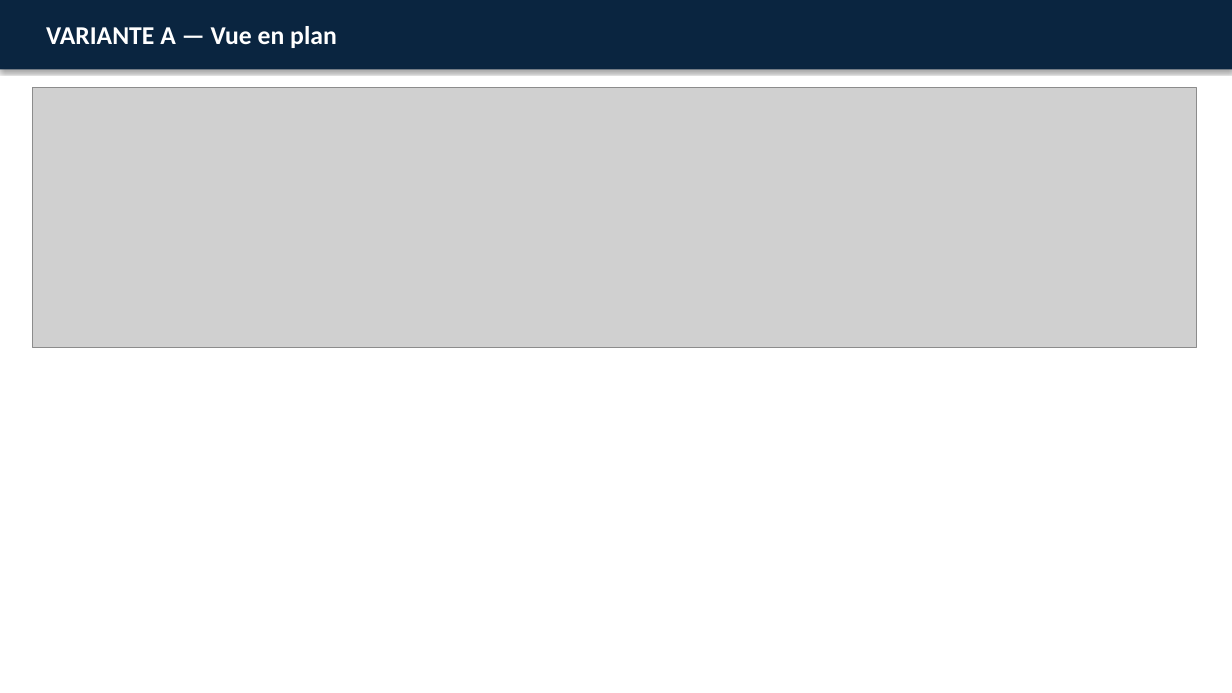
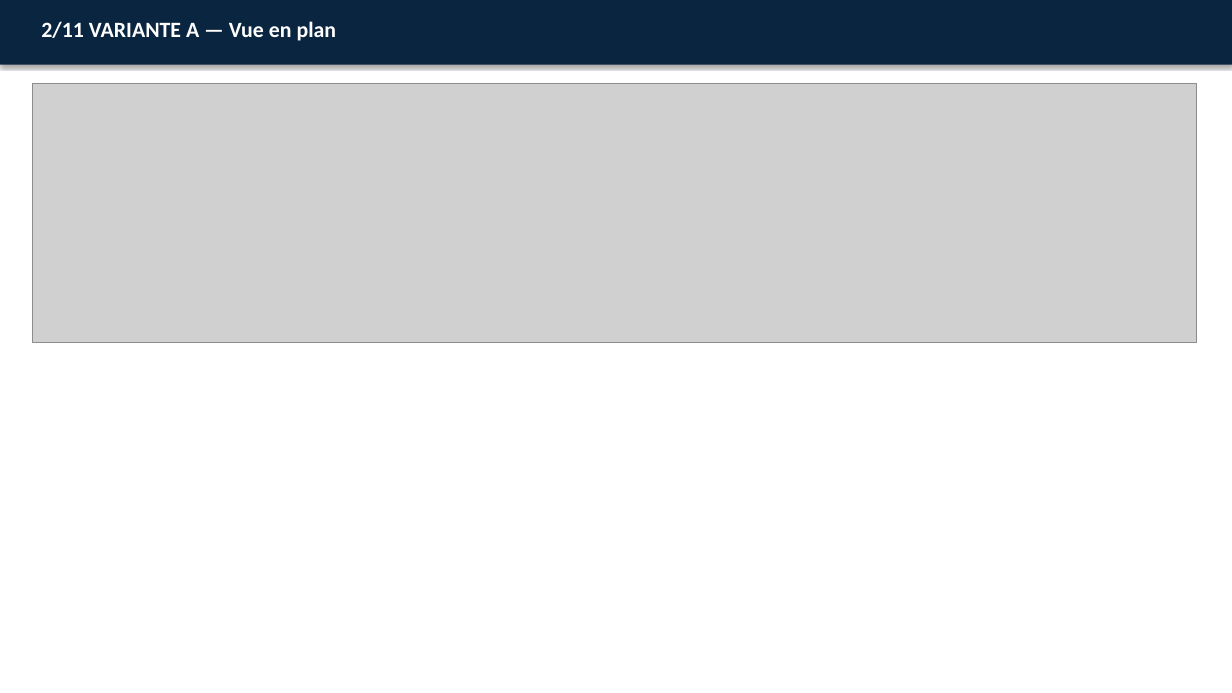
Before and after one commit to Mamady10/konadata-pwa, a slide deck: slide 2 of exports/Conceptions_Architecturales_Variantes_Pont.pptx (slide 3 before the commit). Drawn at 1232x693 pixels with LibreOffice and Linux fonts; fonts in the diff are those of the drawing; grey boxes stand for pictures. Boxes give left, top, right and bottom in pixels: in the first picture for what was removed or moved away, otherwise in the second. Text is boxed around its words. In the diff, an @@ line names an element or a change of style, - is before the commit and + after.

```diff
--- a/exports/Conceptions_Architecturales_Variantes_Pont.pptx
+++ b/exports/Conceptions_Architecturales_Variantes_Pont.pptx
@@ rectangle: place and size @@
-rectangle at [0, 0, 1232, 69]
+rectangle at [0, 0, 1232, 65]
@@ text at [41, 21, 337, 41]: text changed; size 20 to 17 pt @@
-VARIANTE A — Vue en plan
+2/11 VARIANTE A — Vue en plan
@@ picture: place and size @@
-picture at [32, 88, 1197, 348]
+picture at [32, 83, 1197, 343]
```
Also in this commit, not shown: 9 other slides changed, 1 slide added, 3 slides removed, 8 other files.
